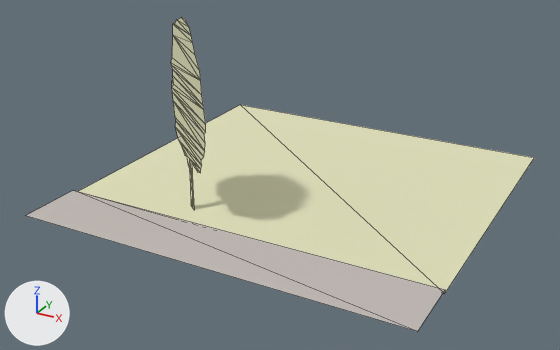
The OBJ model assets/stl_export/wwrr.obj as it was, and as the next commit left it.
Rendered twice from a 50 mm lens placed at (25.8, -50.6, 25.5), pointed at (-0.5, -2.9, 1.7). The lights are fixed; the arrows at lower left show +X, +Y and +Z. The older version comes first. Mesh edges are drawn as thin lines. Where no turn or scale is listed for an object, it has been applied to the vertices. Vertices at exactly the same position are counted once.

The older version as bpy lines, for what is in view:
```python
me_wwrr = bpy.data.meshes.new('wwrr')
me_wwrr.from_pydata(...)  # 75 vertices, 74 faces; spans x -15.0..15.0, y -15.0..15.0, z -0.3..14.1
# faces by material slot: [2, 70, 2]
me_wwrr.materials.append(mat_road)  # light grey #c2bab6
me_wwrr.materials.append(mat_w)  # beige #e2e2bc
me_wwrr.materials.append(mat_default)  # light grey #dadada
ob_wwrr = bpy.data.objects.new('wwrr', me_wwrr)
ob_wwrr.location = (0.0, 0.0, 0.0)
```
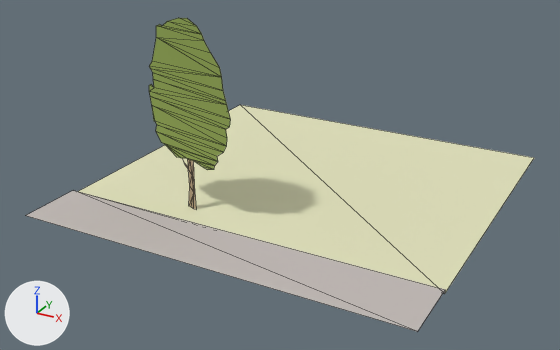
Changed parts and their boxes (x1, y1, x2, y2) in the pictures (560 x 350 px):
part 1 of me_wwrr, recoloured
    before: (171, 18, 206, 173)
    after: (149, 18, 231, 170)
part 2 of me_wwrr, recoloured
    both: (188, 159, 194, 208)

Diff of the bpy script that builds the scene:
```diff
--- a/assets/stl_export/wwrr.obj.py
+++ b/assets/stl_export/wwrr.obj.py
@@ mat_straw @@
+mat_straw = principled_material('straw')
+mat_straw.base_color = (0.447, 0.333, 0.204)  # beige #b29c7d
+mat_straw.roughness = 1.0
@@ mat_tree @@
+mat_tree = principled_material('tree')
+mat_tree.base_color = (0.294, 0.4, 0.0902)  # green #94aa55
+mat_tree.roughness = 1.0
@@ me_wwrr @@
 me_wwrr.from_pydata(...)  # 75 vertices, 74 faces; spans x -15.0..15.0, y -15.0..15.0, z -0.3..14.1
 # used by ob_wwrr; location = (0.0, 0.0, 0.0)
+# me_wwrr part 1: 50 faces spanning x -9.6..-1.1, y -8.7..-6.5, z 3.4..14.1 switch from mat_w (beige #e2e2bc) to mat_tree (green #94aa55)
+# me_wwrr part 2: 18 faces spanning x -6.2..-5.0, y -7.7..-7.4, z -0.3..3.6 switch from mat_w (beige #e2e2bc) to mat_straw (beige #b29c7d)
 me_wwrr.materials.append(mat_road)
```
